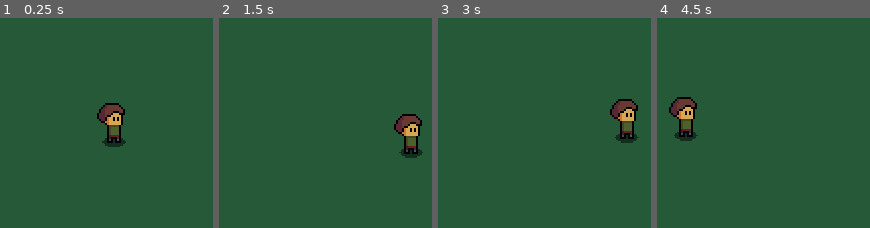
Above: before the commit, frames 1-4 (left to right).
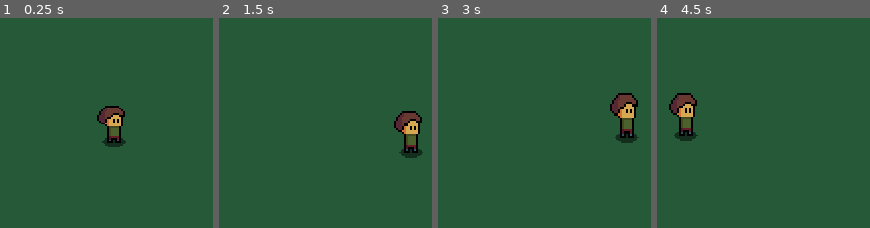
Above: after the commit, the same moments.

Repository: Zaid-mohamed/Bosses-Fighter
Game: Godot game, scene res://scenes/player/player.tscn
Same seed, same stepped clock (60 frames per second), same inputs: the game is played once before the commit and once after it.
Inputs:
- Up to frame 1 (0.25 s): no input
- Up to frame 2 (1.5 s): hold Right (ui_right) 0.53-1.28 s; hold Down (ui_down) from 1.28 s (still down)
- Up to frame 3 (3 s): release Down (ui_down) at 2.03 s; hold Right (ui_right) 2.03-2.78 s; hold Up (ui_up) from 2.78 s (still down)
- Up to frame 4 (4.5 s): release Up (ui_up) at 3.53 s; hold Left (ui_left) from 3.53 s (still down)

The runs differ from the first frame. In frame 1, 0.6% of the frame differs, in the area x 45-59%, y 40-59%; in frame 2, 0.8%; in frame 3, 1.2%, in the area x 80-94%, y 35-58%; in frame 4, 0.8%.

Commit message:
added idle animation

Diff:
--- a/scenes/player/player.tscn
+++ b/scenes/player/player.tscn
@@ -8,19 +8,83 @@
 radius = 3.0
 height = 8.0
 
+[sub_resource type="Animation" id="Animation_20243"]
+resource_name = "Idle"
+length = 0.8
+loop_mode = 1
+tracks/0/type = "value"
+tracks/0/imported = false
+tracks/0/enabled = true
+tracks/0/path = NodePath("body/body:scale")
+tracks/0/interp = 1
+tracks/0/loop_wrap = true
+tracks/0/keys = {
+"times": PackedFloat32Array(0, 0.2, 0.6, 0.8),
+"transitions": PackedFloat32Array(1, 1, 1, 1),
+"update": 0,
+"values": [Vector2(1, 1), Vector2(1, 0.916667), Vector2(1, 1.125), Vector2(1, 1)]
+}
+tracks/1/type = "value"
+tracks/1/imported = false
+tracks/1/enabled = true
+tracks/1/path = NodePath("body/body:position")
+tracks/1/interp = 1
+tracks/1/loop_wrap = true
+tracks/1/keys = {
+"times": PackedFloat32Array(0, 0.2, 0.6, 0.8),
+"transitions": PackedFloat32Array(1, 1, 1, 1),
+"update": 0,
+"values": [Vector2(0, -9), Vector2(0, -8), Vector2(0, -10.5), Vector2(0, -9)]
+}
+
+[sub_resource type="Animation" id="Animation_k55mp"]
+length = 0.001
+tracks/0/type = "value"
+tracks/0/imported = false
+tracks/0/enabled = true
+tracks/0/path = NodePath("body/body:scale")
+tracks/0/interp = 1
+tracks/0/loop_wrap = true
+tracks/0/keys = {
+"times": PackedFloat32Array(0),
+"transitions": PackedFloat32Array(1),
+"update": 0,
+"values": [Vector2(1, 1)]
+}
+tracks/1/type = "value"
+tracks/1/imported = false
+tracks/1/enabled = true
+tracks/1/path = NodePath("body/body:position")
+tracks/1/interp = 1
+tracks/1/loop_wrap = true
+tracks/1/keys = {
+"times": PackedFloat32Array(0),
+"transitions": PackedFloat32Array(1),
+"update": 0,
+"values": [Vector2(0, -6)]
+}
+
+[sub_resource type="AnimationLibrary" id="AnimationLibrary_0txji"]
+_data = {
+"Idle": SubResource("Animation_20243"),
+"RESET": SubResource("Animation_k55mp")
+}
+
 [node name="player" type="CharacterBody2D"]
 script = ExtResource("1_54yo8")
 speed = 250.0
 accel = 500.0
 decel = 500.0
 
-[node name="shadow" type="Sprite2D" parent="."]
+[node name="body" type="Node2D" parent="."]
+
+[node name="shadow" type="Sprite2D" parent="body"]
 position = Vector2(-0.5, -4)
 scale = Vector2(0.75, 0.75)
 texture = ExtResource("2_h4i6m")
 
-[node name="body" type="Sprite2D" parent="."]
-position = Vector2(0, -9)
+[node name="body" type="Sprite2D" parent="body"]
+position = Vector2(0, -6)
 texture = ExtResource("1_qqepf")
 
 [node name="CollisionShape2D" type="CollisionShape2D" parent="."]
@@ -30,3 +94,9 @@
 
 [node name="Camera" type="Camera2D" parent="."]
 position_smoothing_enabled = true
+
+[node name="Anim" type="AnimationPlayer" parent="."]
+libraries = {
+"": SubResource("AnimationLibrary_0txji")
+}
+autoplay = "Idle"
Not shown: 1 places in scenes/player/player.tscn that only renumber resources
